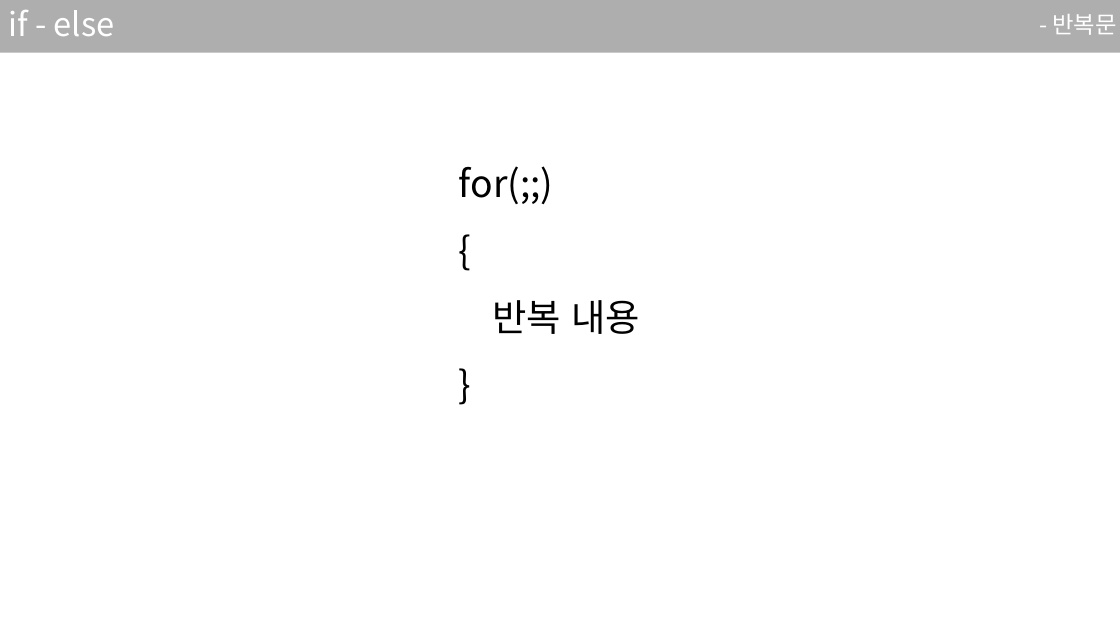
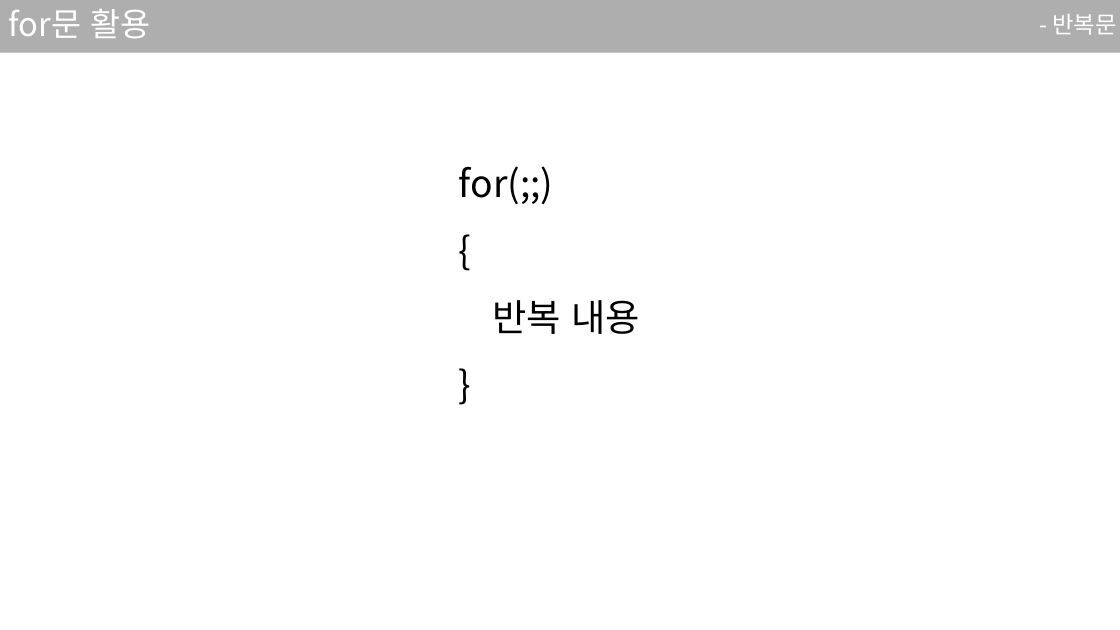
Before and after one commit to sjsjsj1246/EC_C_Language_Study, a slide deck: slide 43 of ppt/2강.pptx. Drawn at 1120x630 pixels with LibreOffice and Linux fonts; fonts in the diff are those of the drawing. Boxes give left, top, right and bottom in pixels: in the first picture for what was removed or moved away, otherwise in the second. Text is boxed around its words. In the diff, an @@ line names an element or a change of style, - is before the commit and + after.

Commit message:
Upload ppt

```diff
--- a/ppt/2강.pptx
+++ b/ppt/2강.pptx
@@ title at [8, 9, 150, 38]: text changed @@
-if - else
+for문 활용
```
Also in this commit, not shown: 1 other slide changed, 1 other file.
